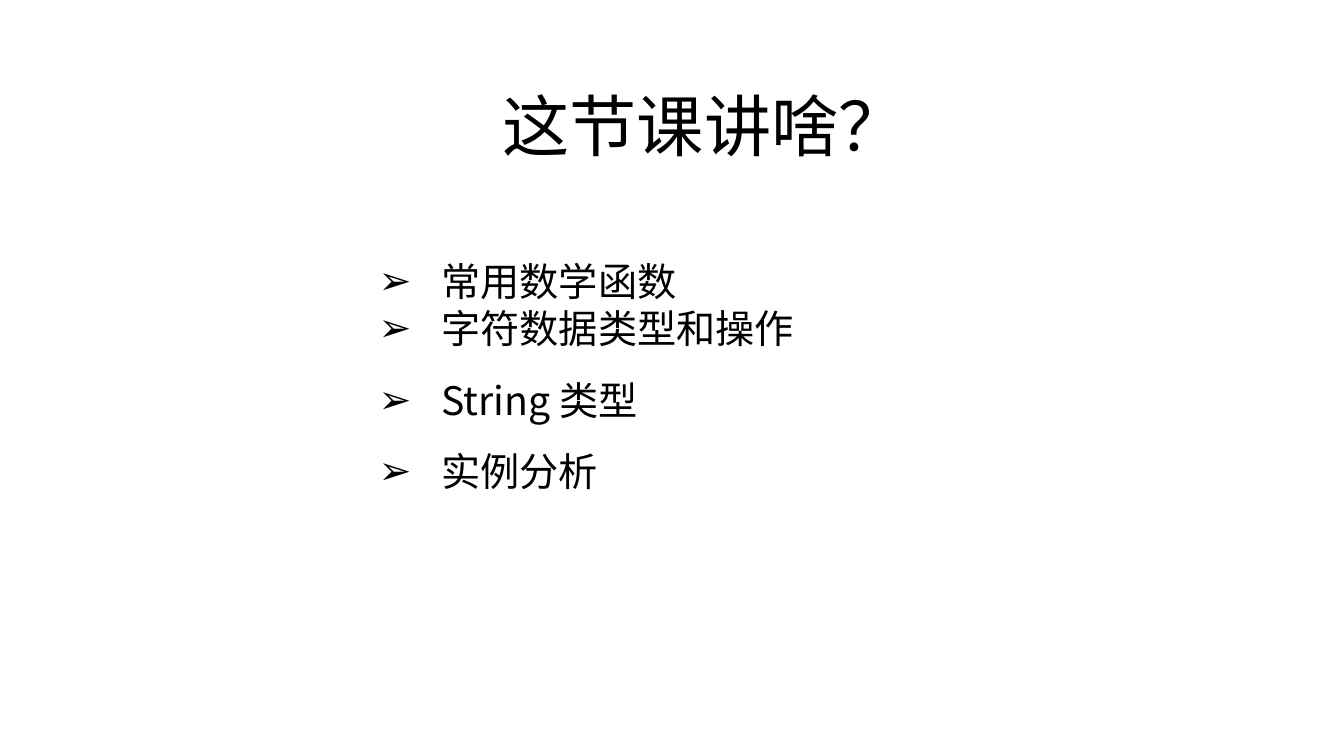
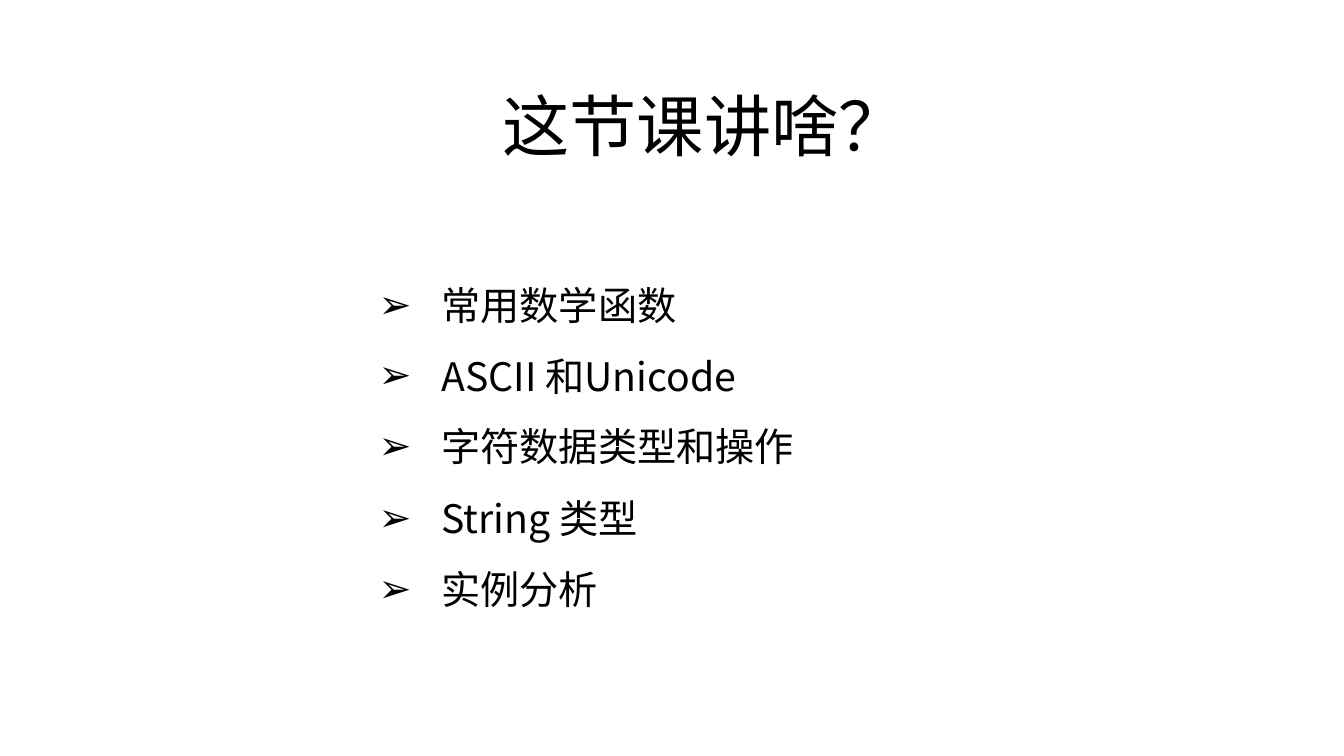
Before and after one commit to zjyesir/hmc_java_1, a slide deck: slide 2 of ppt/3 串.pptx. Drawn at 1344x756 pixels with LibreOffice and Linux fonts; fonts in the diff are those of the drawing; background and template pictures are left out. Boxes give left, top, right and bottom in pixels: in the first picture for what was removed or moved away, otherwise in the second. Text is boxed around its words. In the diff, an @@ line names an element or a change of style, - is before the commit and + after.

Commit message:
数字函数，字符，字符串 章节好了

```diff
--- a/ppt/3 串.pptx
+++ b/ppt/3 串.pptx
@@ text at (442,287,794,465): line spacing 1 to 1.5 @@
@@ text at (442,358,736,394): paragraph added @@
+➢ ASCII 和Unicode
```
Also in this commit, not shown: 4 other slides changed, 5 slides added, 22 slides removed, 2 other files.
